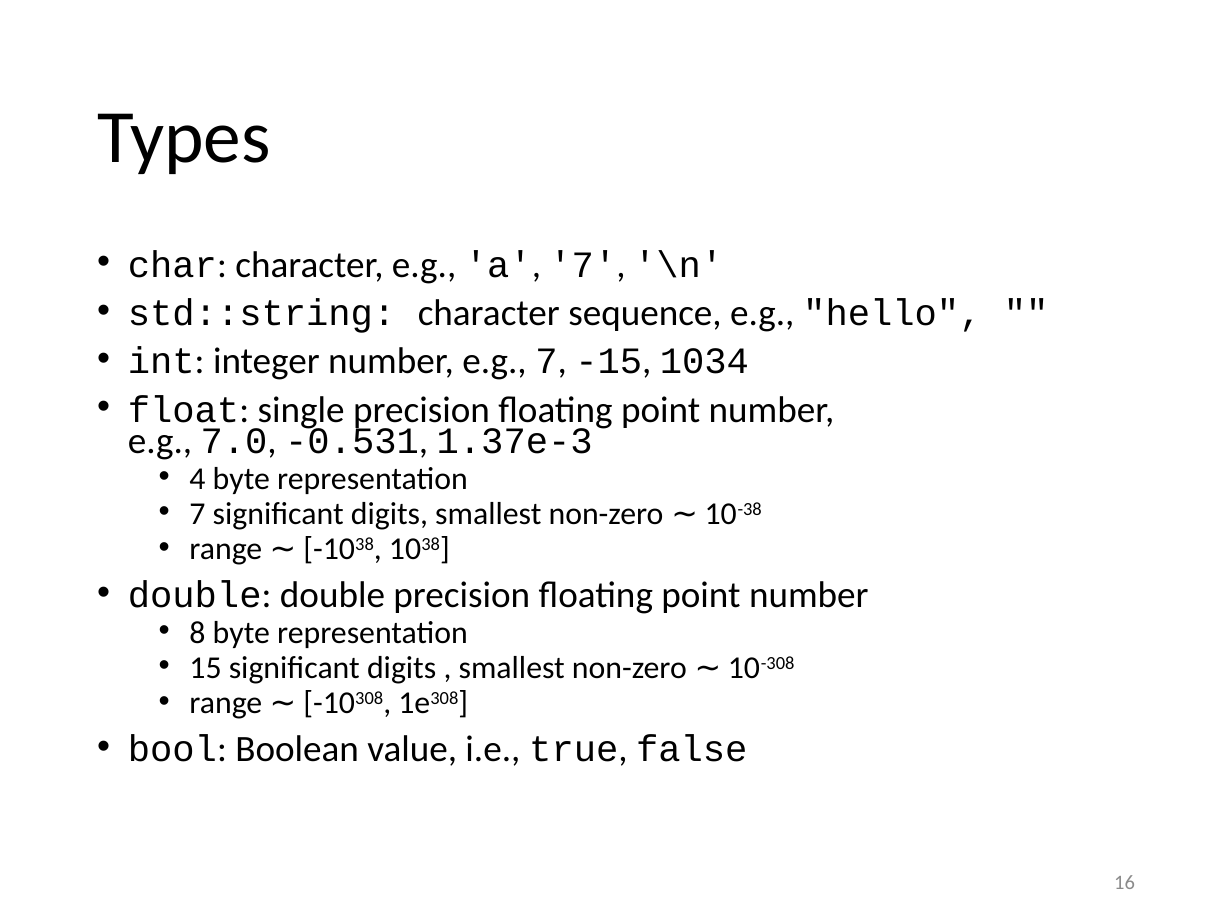
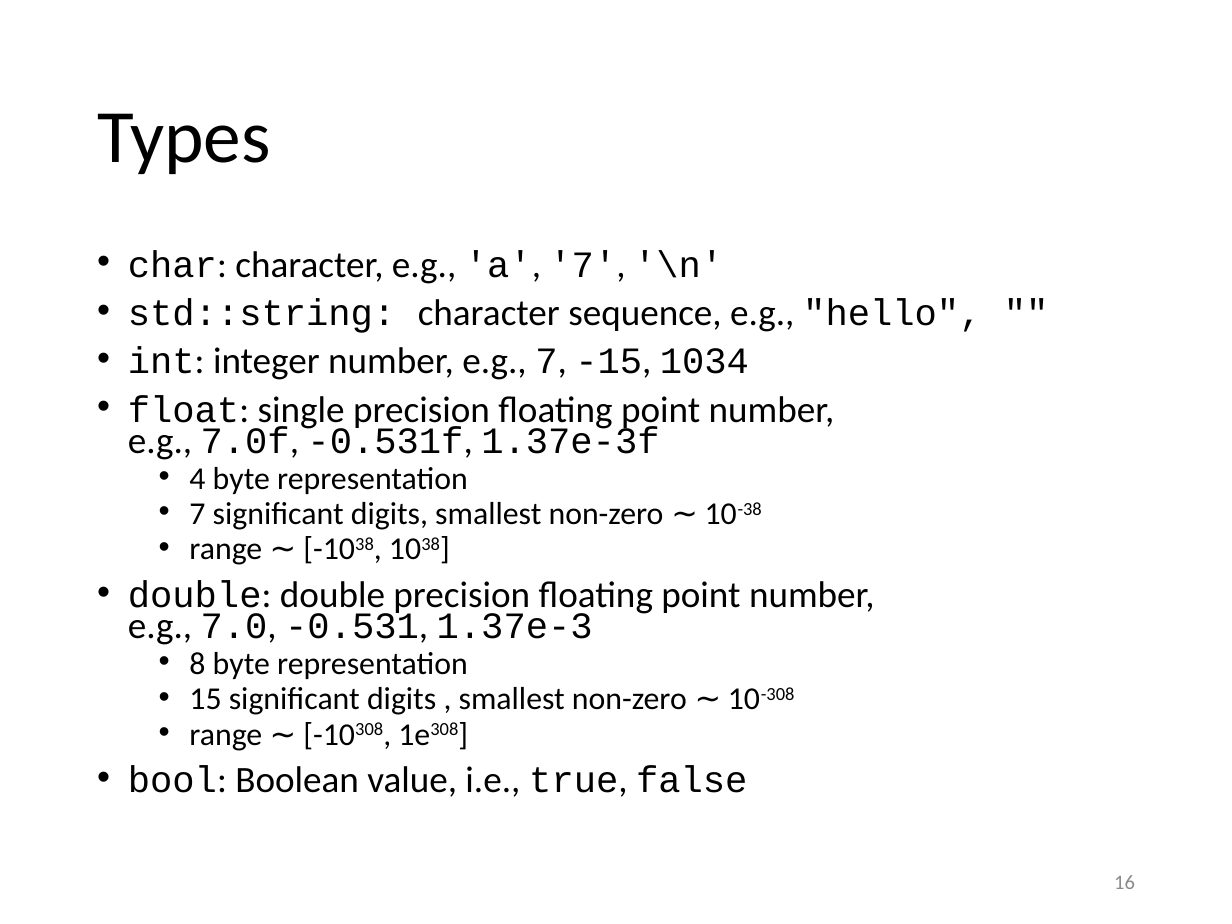
Before and after one commit to gjbex/Scientific-C-plus-plus, a slide deck: slide 16 of scientific_cpp.pptx. Drawn at 1232x924 pixels with LibreOffice and Linux fonts; fonts in the diff are those of the drawing. Boxes give left, top, right and bottom in pixels: in the first picture for what was removed or moved away, otherwise in the second. Text is boxed around its words. In the diff, an @@ line names an element or a change of style, - is before the commit and + after.

Commit message:
Fix various issues
* Change i++ to ++i in for loops, even if it has no impact.
* Add f to floating point constants.
* Replace a n = n - 1 by predecrement.

```diff
--- a/scientific_cpp.pptx
+++ b/scientific_cpp.pptx
@@ text at bbox=[128, 395, 835, 460]: text changed @@
-• float: single precision floating point number,
-  e.g., 7.0, -0.531, 1.37e-3
+• float: single precision floating point number,
+  e.g., 7.0f, -0.531f, 1.37e-3f
@@ text at bbox=[128, 580, 875, 645]: text changed @@
-• double: double precision floating point number
+• double: double precision floating point number,
+  e.g., 7.0, -0.531, 1.37e-3
```
Also in this commit, not shown: 5 other slides changed.
